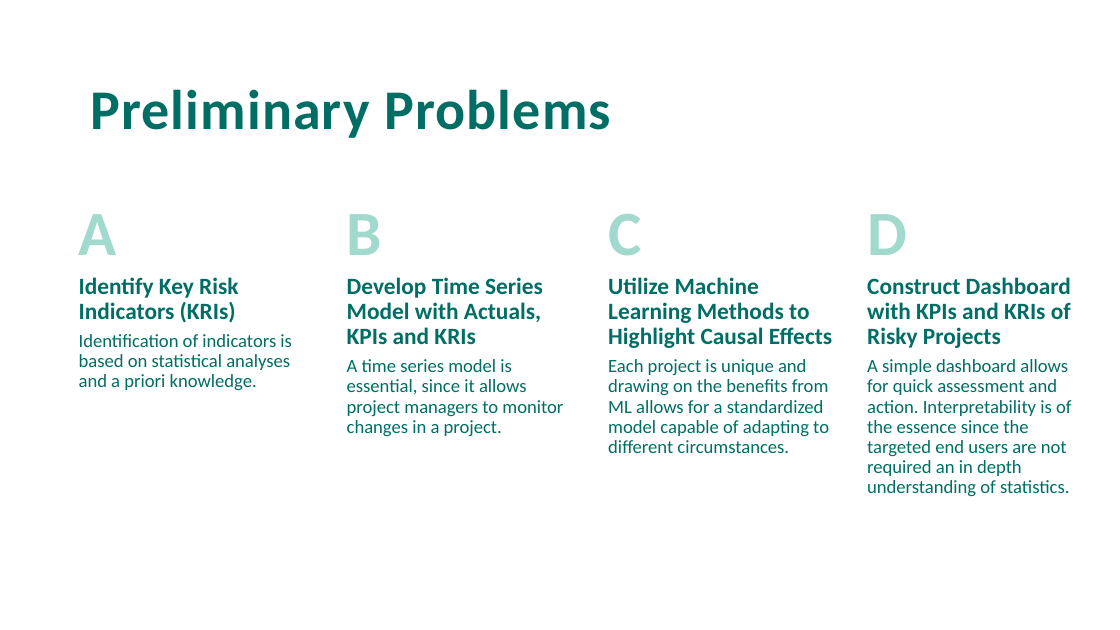
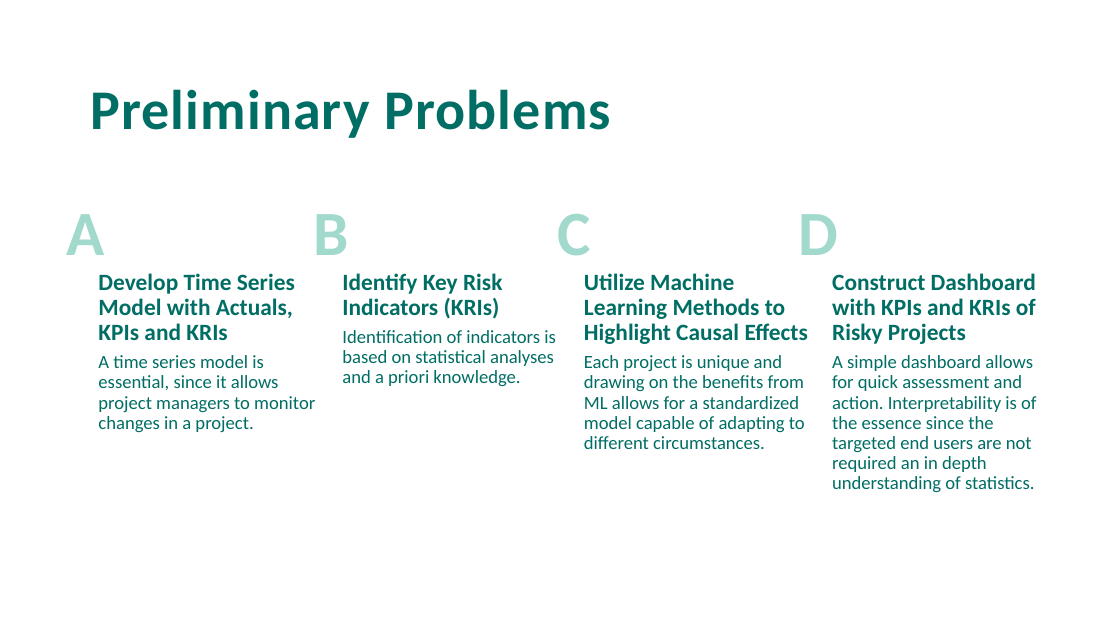
Before and after one commit to tobiasbrammer/4873-Project-based-Internship, a slide deck: slide 4 of Pitch/Statistisk Risikovurdering.pptx. Drawn at 1120x630 pixels with LibreOffice and Linux fonts; fonts in the diff are those of the drawing; background and template pictures are left out. Boxes give left, top, right and bottom in pixels: in the first picture for what was removed or moved away, otherwise in the second. Text is boxed around its words. In the diff, an @@ line names an element or a change of style, - is before the commit and + after.

```diff
--- a/Pitch/Statistisk Risikovurdering.pptx
+++ b/Pitch/Statistisk Risikovurdering.pptx
@@ text "A": place and size @@
-text "A" at [79, 214, 117, 255]
+text "A" at [67, 214, 105, 255]
@@ text "B": place and size @@
-text "B" at [347, 214, 382, 255]
+text "B" at [313, 214, 348, 255]
@@ text "C": place and size @@
-text "C" at [608, 214, 641, 255]
+text "C" at [557, 214, 590, 255]
@@ text "D": place and size @@
-text "D" at [867, 214, 907, 255]
+text "D" at [799, 214, 839, 255]
@@ text "Develop Time Series Model with ..." rewrapped from [347, 359, 563, 436] to [98, 273, 315, 433] @@
@@ text "Identify Key Risk Indicators (KRIs)": place and size @@
-text "Identify Key Risk Indicators (KRIs)" at [79, 277, 292, 391]
+text "Identify Key Risk Indicators (KRIs)" at [342, 273, 556, 387]
@@ text "Utilize Machine Learning Methods to ..." rewrapped from [608, 359, 829, 453] to [584, 273, 808, 449] @@
@@ text "Construct Dashboard with KPIs and ..." rewrapped from [867, 359, 1071, 497] to [832, 273, 1036, 493] @@
```
Also in this commit, not shown: 4 other slides changed, 2 slides removed, 8 other files.
